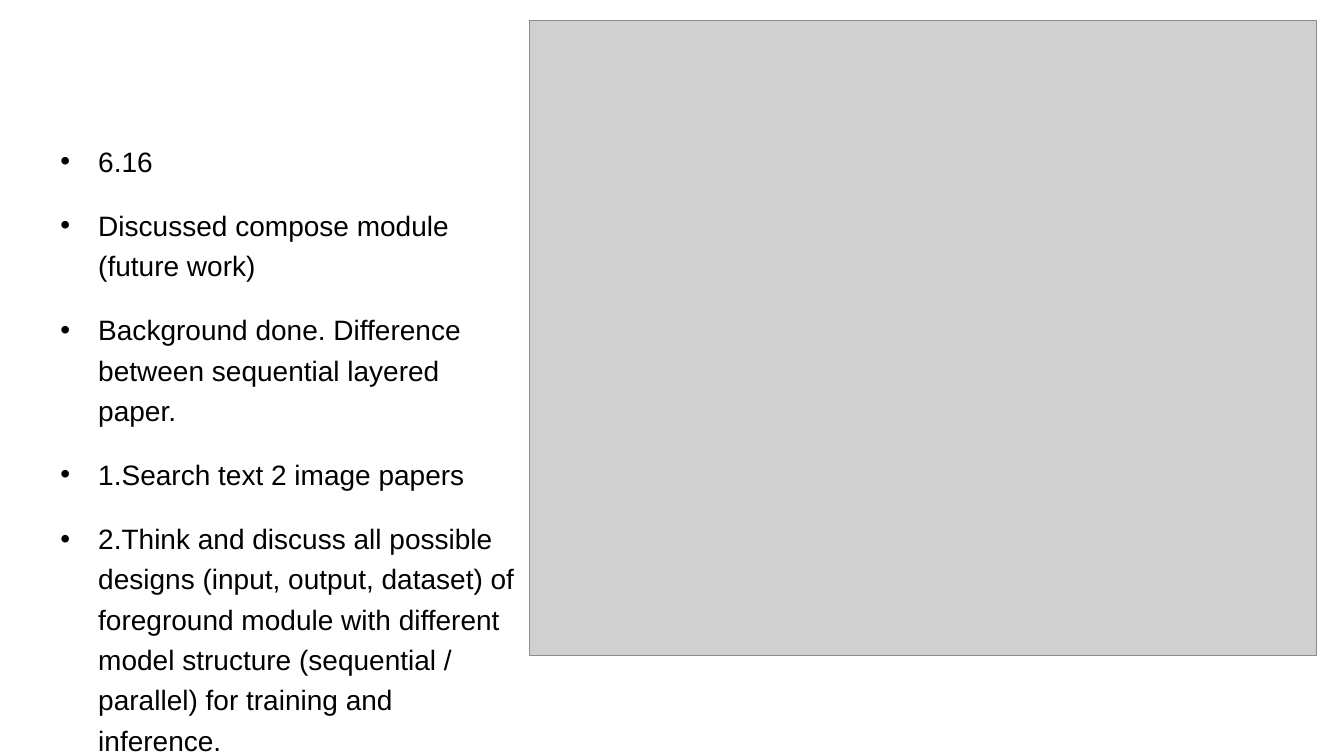
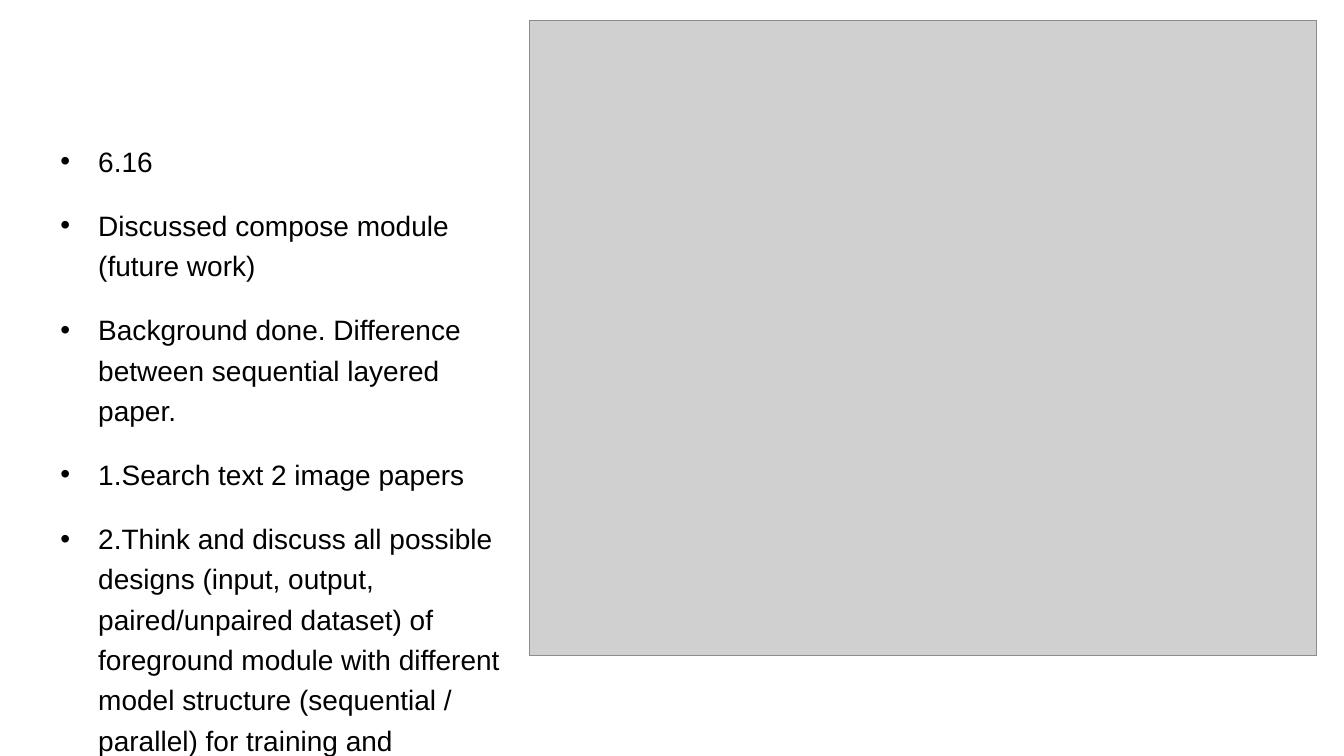
Before and after one commit to PepperJao/GAN-Implementations, a slide deck: slide 12 of Meetings/MIGAN_Meeting minutes.pptx. Drawn at 1344x756 pixels with LibreOffice and Linux fonts; fonts in the diff are those of the drawing; grey boxes stand for pictures. Boxes give left, top, right and bottom in pixels: in the first picture for what was removed or moved away, otherwise in the second. Text is boxed around its words. In the diff, an @@ line names an element or a change of style, - is before the commit and + after.

```diff
--- a/Meetings/MIGAN_Meeting minutes.pptx
+++ b/Meetings/MIGAN_Meeting minutes.pptx
@@ text at (x1=98, y1=528, x2=500, y2=756): text changed @@
-  • 2.Think and discuss all possible designs (input, output, dataset) of foreground module with different model structure (sequential / parallel) for training and inference.
+  • 2.Think and discuss all possible designs (input, output, paired/unpaired dataset) of foreground module with different model structure (sequential / parallel) for training and inference.
```
Also in this commit, not shown: 12 other files.
